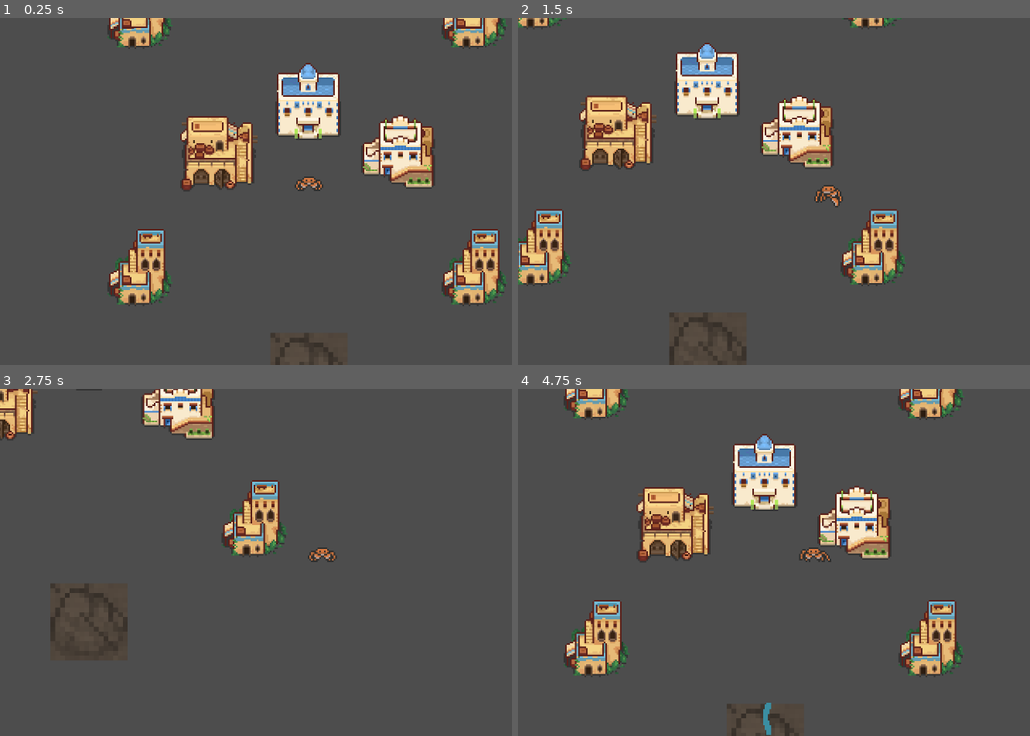
Above: before the commit, frames 1-4 (two rows, left to right).
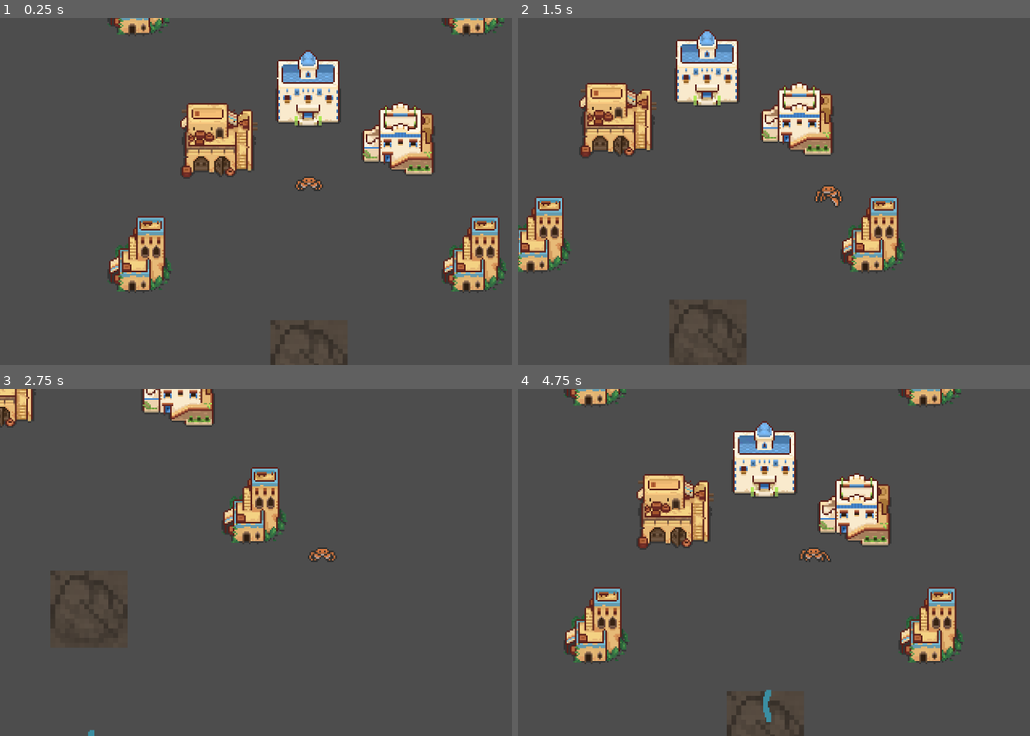
Above: after the commit, the same moments.

Repository: Bodin-IM/godot-game-gruppe-2
Game: Godot game, scene res://scenes/world.tscn
Same seed, same stepped clock (60 frames per second), same inputs: the game is played once before the commit and once after it.
Inputs:
- Up to frame 1 (0.25 s): no input
- Up to frame 2 (1.5 s): hold Right (right) 0.53-1.28 s; hold 1 0.53-1.28 s; hold Down (down) from 1.28 s (still down); tap Space (attack) at 1.35 s
- Up to frame 3 (2.75 s): tap 1 at 1.55 s; release Down (down) at 2.03 s; hold Right (right) from 2.03 s (still down); hold 1 from 2.03 s (still down)
- Up to frame 4 (4.75 s): release Right (right) at 2.78 s; release 1 at 2.78 s; hold Up (up) 2.78-3.53 s; tap 1 at 2.85, 4.35 s; hold 1 3.53-4.28 s; hold Left (left) from 3.53 s (still down); tap Space (attack) at 3.6 s

The runs differ from the first frame. In frame 1, 13% of the frame differs, in the area x 20-100%, y 0-100%; in frame 2, 12%; in frame 3, 4.6%; in frame 4, 13%, in the area x 8-88%, y 0-100%.

Commit message:
build plot knapper
start på knapper for build plot

Diff:
--- a/buildings/scenes/defense_tower.tscn
+++ b/buildings/scenes/defense_tower.tscn
@@ -6,7 +6,7 @@
 [sub_resource type="RectangleShape2D" id="RectangleShape2D_qcvv5"]
 size = Vector2(45, 49)
 
-[node name="Node2D" type="Node2D"]
+[node name="Node2D" type="Node2D" groups=["build_nodes"]]
 script = ExtResource("1_ww21i")
 
 [node name="Area2D" type="Area2D" parent="." groups=["build_group"]]
--- a/buildings/scenes/resource_storage_stone.tscn
+++ b/buildings/scenes/resource_storage_stone.tscn
@@ -6,7 +6,7 @@
 [sub_resource type="RectangleShape2D" id="RectangleShape2D_deoav"]
 size = Vector2(48, 48)
 
-[node name="Node2D" type="Node2D"]
+[node name="Node2D" type="Node2D" groups=["build_nodes"]]
 script = ExtResource("1_182i5")
 
 [node name="Area2D" type="Area2D" parent="." groups=["build_group"]]
--- a/buildings/scenes/resource_storage_wood.tscn
+++ b/buildings/scenes/resource_storage_wood.tscn
@@ -6,7 +6,7 @@
 [sub_resource type="RectangleShape2D" id="RectangleShape2D_s07se"]
 size = Vector2(48, 48)
 
-[node name="Node2D" type="Node2D"]
+[node name="Node2D" type="Node2D" groups=["build_nodes"]]
 script = ExtResource("1_m30ej")
 
 [node name="Area2D" type="Area2D" parent="." groups=["build_group"]]
--- a/scenes/build_plot.tscn
+++ b/scenes/build_plot.tscn
@@ -18,5 +18,46 @@
 scale = Vector2(3, 3)
 texture = ExtResource("1_tlm6v")
 
+[node name="Control" type="Control" parent="."]
+layout_mode = 3
+anchors_preset = 0
+offset_left = -48.0
+offset_top = -56.0
+offset_right = 432.0
+offset_bottom = 104.0
+scale = Vector2(0.2, 0.2)
+size_flags_horizontal = 4
+size_flags_vertical = 4
+
+[node name="Button" type="Button" parent="Control"]
+layout_mode = 0
+offset_right = 120.0
+offset_bottom = 160.0
+text = "Bygg 1
+"
+
+[node name="Button2" type="Button" parent="Control"]
+offset_left = 120.0
+offset_right = 240.0
+offset_bottom = 160.0
+text = "Bygg 2
+"
+
+[node name="Button3" type="Button" parent="Control"]
+offset_left = 240.0
+offset_right = 360.0
+offset_bottom = 160.0
+text = "Bygg 3"
+
+[node name="Button4" type="Button" parent="Control"]
+offset_left = 360.0
+offset_right = 480.0
+offset_bottom = 160.0
+text = "Bygg 4"
+
 [connection signal="body_entered" from="." to="." method="_on_body_entered"]
 [connection signal="body_exited" from="." to="." method="_on_body_exited"]
+[connection signal="pressed" from="Control/Button" to="." method="_on_button_pressed"]
+[connection signal="pressed" from="Control/Button2" to="." method="_on_button_2_pressed"]
+[connection signal="pressed" from="Control/Button3" to="." method="_on_button_3_pressed"]
+[connection signal="pressed" from="Control/Button4" to="." method="_on_button_4_pressed"]
--- a/scenes/world.tscn
+++ b/scenes/world.tscn
@@ -13,7 +13,7 @@
 script = ExtResource("1_x58i0")
 
 [node name="Player" parent="." instance=ExtResource("1_wrdoa")]
-position = Vector2(0, 56)
+position = Vector2(0, 64)
 
 [node name="MainBuild" parent="." instance=ExtResource("2_kvd6q")]
 
--- a/script/build_plot.gd
+++ b/script/build_plot.gd
@@ -2,7 +2,18 @@
 
 var player_is_here = false
 
-var build # skal jeg gjøre dette ti len array?
+var button_press
+
+
+var defense_tower = preload("res://buildings/scenes/defense_tower.tscn")
+var ridder_hytte = preload("res://buildings/scenes/ridder_krabber_hytte.tscn")
+var storage_wood = preload("res://buildings/scenes/resource_storage_wood.tscn")
+var storage_stone = preload("res://buildings/scenes/resource_storage_stone.tscn")
+
+# var builds = [defense_tower, ridder_hytte, storage_wood, storage_stone] # trenger jeg denne?
+
+
+@onready var control = $Control
 
 # Called when the node enters the scene tree for the first time.
 func _ready():
@@ -12,18 +23,16 @@
 # Called every frame. 'delta' is the elapsed time since the previous frame.
 func _process(delta):
 	if player_is_here:
-		give_options()
+		control.visible = true
+	else:
+		control.visible = false
 
 
-func give_options():
-	if Input.is_key_pressed(KEY_1):
-		print("1!")
-		build = preload("res://buildings/scenes/defense_tower.tscn")
-		var new_build = build.instantiate()
-		new_build.position = position
-		get_tree().root.add_child(new_build)
-		queue_free()
-
+func lets_build_it(build):
+	var new_build = build.instantiate()
+	new_build.position = position
+	get_tree().root.add_child(new_build)
+	queue_free()
 
 func _on_body_entered(body):
 	player_is_here = true
@@ -31,3 +40,22 @@
 
 func _on_body_exited(body):
 	player_is_here = false
+
+
+
+
+
+func _on_button_pressed():
+	lets_build_it(defense_tower)
+
+
+func _on_button_2_pressed():
+	lets_build_it(ridder_hytte)
+
+
+func _on_button_3_pressed():
+	lets_build_it(storage_wood)
+
+
+func _on_button_4_pressed():
+	lets_build_it(storage_stone)
Not shown: 1 places in scenes/player.tscn that only renumber resources
